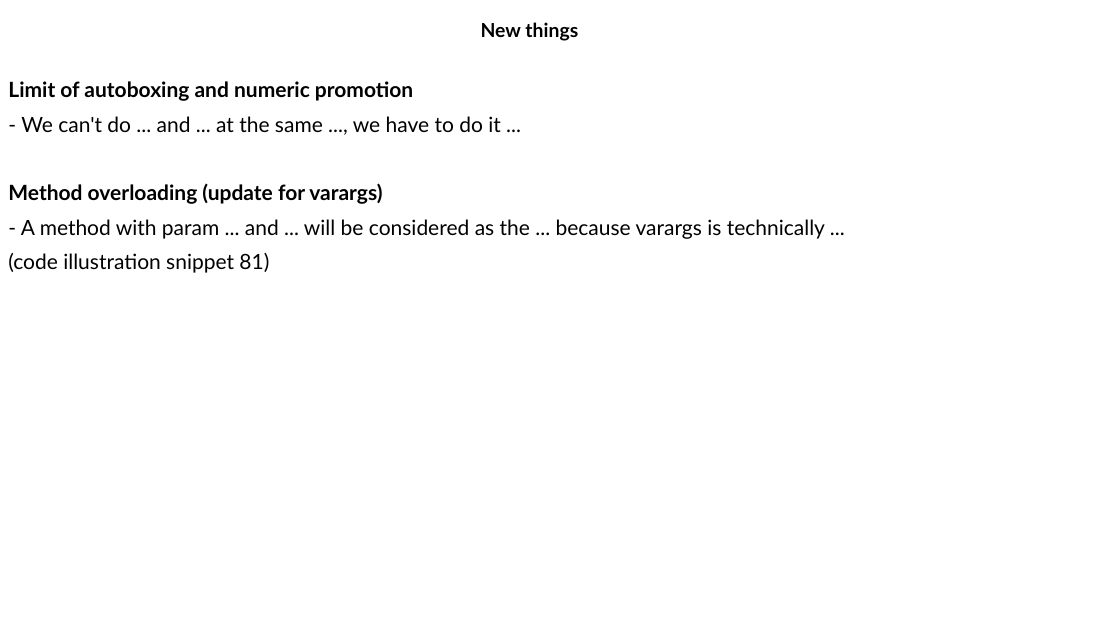
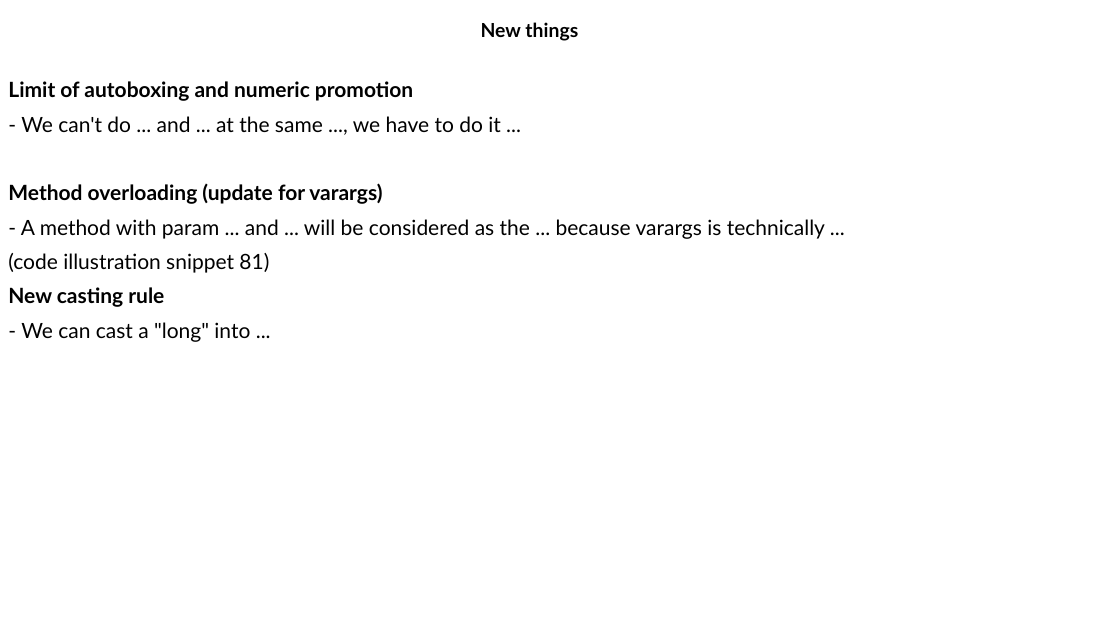
Before and after one commit to MaiDinhVinh/CS-Java, a slide deck: slide 30 of OCP17/old progress/JSE17 Migration.pptx. Drawn at 1120x630 pixels with LibreOffice and Linux fonts; fonts in the diff are those of the drawing. Boxes give left, top, right and bottom in pixels: in the first picture for what was removed or moved away, otherwise in the second. Text is boxed around its words. In the diff, an @@ line names an element or a change of style, - is before the commit and + after.

```diff
--- a/OCP17/old progress/JSE17 Migration.pptx
+++ b/OCP17/old progress/JSE17 Migration.pptx
@@ text at [8, 287, 250, 342]: paragraphs added @@
+New casting rule
+- We can cast a "long" into ...
```
Also in this commit, not shown: 4 other slides changed.
